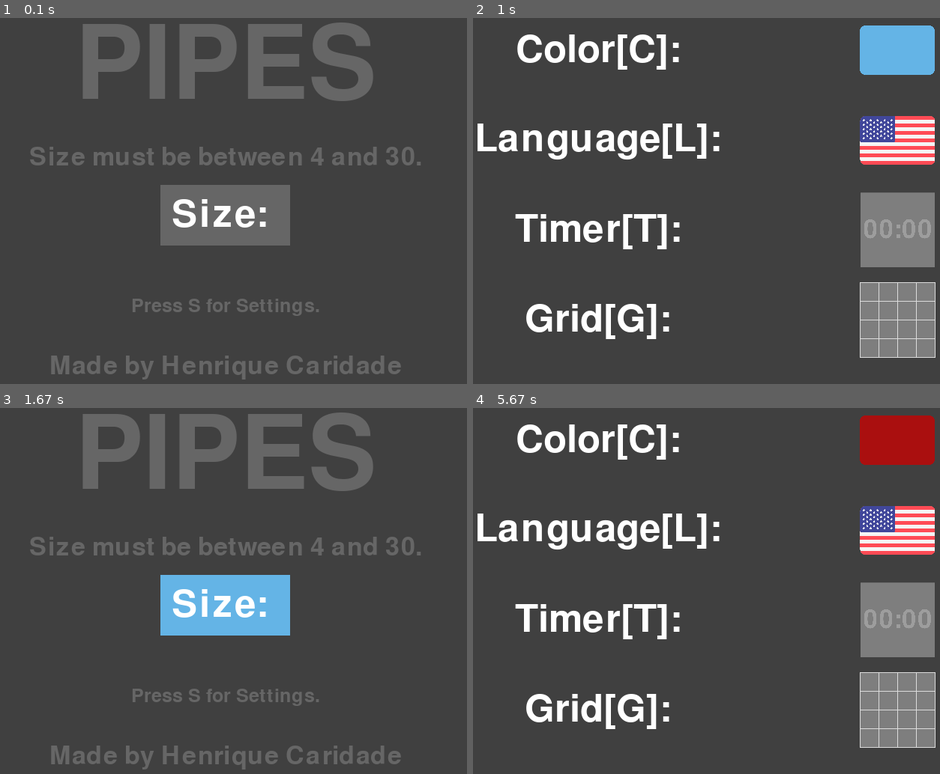
Above: before the commit, frames 1-4 (two rows, left to right).
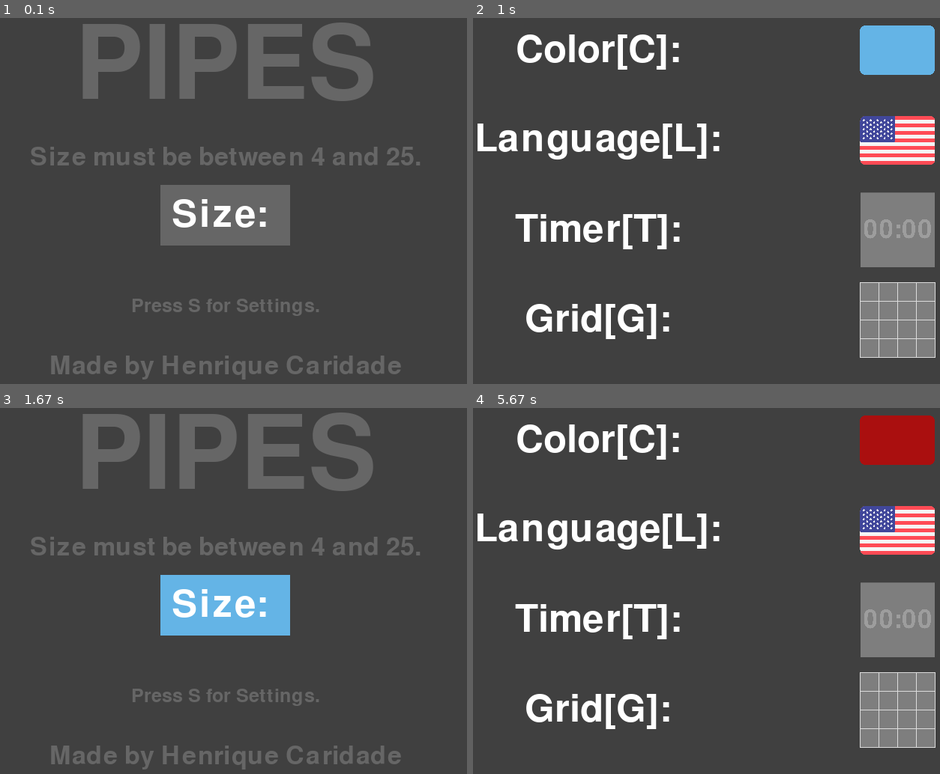
Above: after the commit, the same moments.

Repository: HenriqueCaridade/pipes-pygame
Game: pygame game, started from pipes-pygame.py
Same seed, same stepped clock (60 frames per second), same inputs: the game is played once before the commit and once after it.
Inputs (mouse positions are in pixels of both pictures, inside the frame that each line leads up to):
- Up to frame 1 (0.1 s): no input
- Up to frame 2 (1 s): click (697, 186) at 0.38 s; tap S at 0.67 s
- Up to frame 3 (1.67 s): tap C at 1 s; tap Enter at 1.33 s
- Up to frame 4 (5.67 s): click (711, 422) at 1.72 s; click (706, 620) at 2.05 s; click (678, 499) at 2.38 s; click "Size:" at 3.22 s; click (883, 565) at 3.55 s; click "Size:" at 4.38 s; click (725, 558) at 4.72 s; tap S at 5.5 s

The runs differ from the first frame. In frame 1, 0.3% of the frame differs, in the area x 6-91%, y 35-41%; in frame 2, nothing differs; in frame 3, 0.3%; in frame 4, nothing differs.

Commit message:
Add files via upload

Diff:
--- a/pipes-pygame.py
+++ b/pipes-pygame.py
@@ -425,7 +425,7 @@
     background_color = colors["background"]
     images = get_images()
     images_side_length = 360
-    grid_size_bounds = (4, 30)
+    grid_size_bounds = (4, 25)
 
     image_color_themes = {"default": ((100,180,230), # Light Blue (Water)
                                       (60,60,150), # Dark blue (Center Node)
